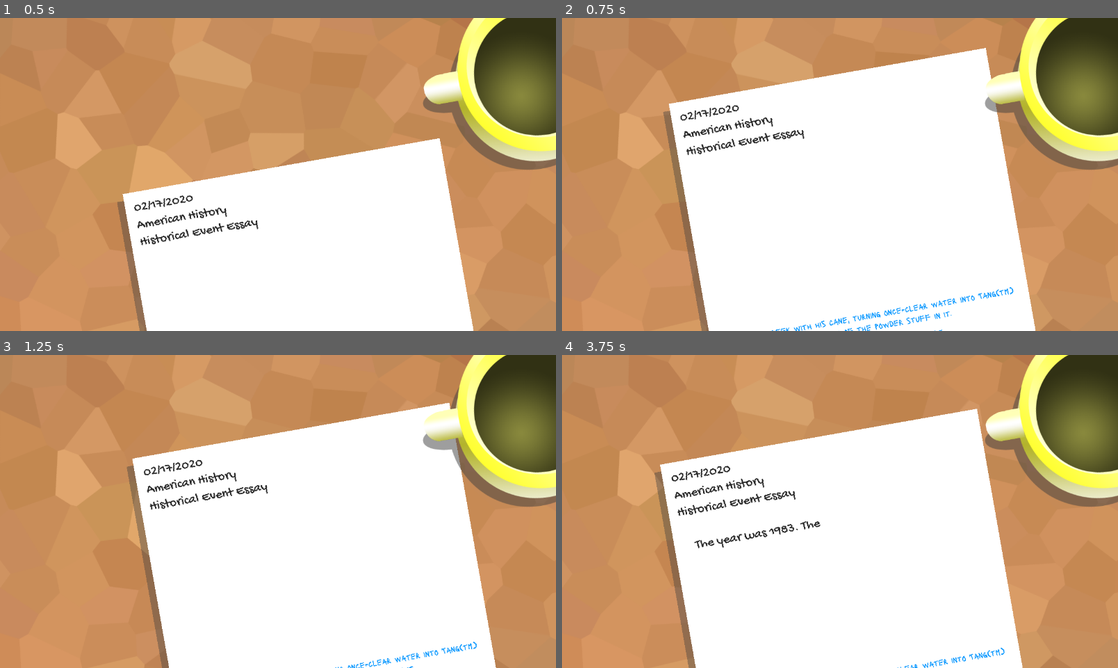
Above: before the commit, frames 1-4 (two rows, left to right).
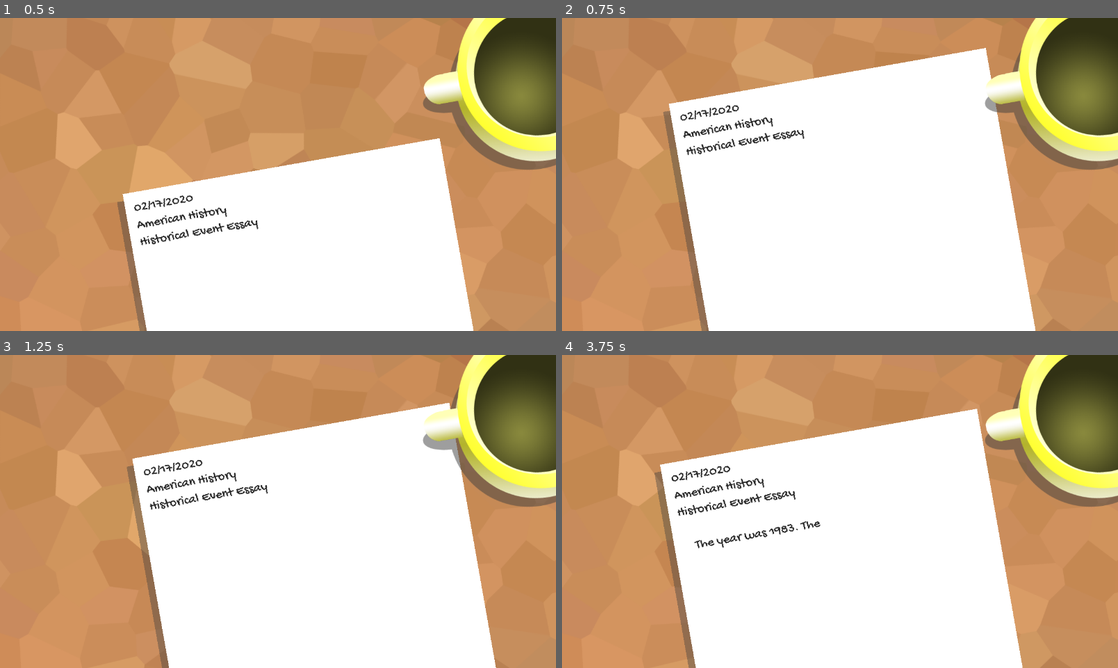
Above: after the commit, the same moments.

Repository: justinwash/godot-wild-jam-18
Game: Godot game, scene res://Scenes/Game.tscn
Same seed, same stepped clock (60 frames per second), same inputs: the game is played once before the commit and once after it.
Inputs:
- Up to frame 1 (0.5 s): no input
- Up to frame 2 (0.75 s): hold Right (ui_right) from 0.53 s (still down)
- Up to frame 3 (1.25 s): keep holding Right (ui_right)
- Up to frame 4 (3.75 s): release Right (ui_right) at 1.28 s; hold Down (ui_down) 1.28-2.03 s; hold Right (ui_right) 2.03-2.78 s; hold Up (ui_up) 2.78-3.53 s; hold Left (ui_left) from 3.53 s (still down)

Frame 1 is identical in both runs. In frame 2, 0.6% of the frame differs, in the area x 37-82%, y 86-100%; in frame 3, 0.2%; in frame 4, 0.2%.

Commit message:
add buttons/hoverstate to options

Diff:
--- a/Plaguearism/Scenes/Game.tscn
+++ b/Plaguearism/Scenes/Game.tscn
@@ -7,6 +7,7 @@
 [ext_resource path="res://Scripts/Section.gd" type="Script" id=5]
 [ext_resource path="res://Fonts/Lacquer-Regular.ttf" type="DynamicFontData" id=6]
 [ext_resource path="res://Scripts/Choice.gd" type="Script" id=7]
+[ext_resource path="res://Scripts/Option.gd" type="Script" id=8]
 
 [sub_resource type="Animation" id=1]
 resource_name = "Popup"
@@ -131,6 +132,42 @@
 delay = 20.0
 slow = 0.4
 
+[node name="3" type="Label" parent="Paper/Sections"]
+margin_left = 293.0
+margin_top = 947.0
+margin_right = 994.0
+margin_bottom = 995.0
+custom_fonts/font = SubResource( 3 )
+custom_colors/font_color = Color( 0.145098, 0.145098, 0.145098, 1 )
+text = "    Then on the second day..."
+autowrap = true
+percent_visible = 0.0
+script = ExtResource( 5 )
+__meta__ = {
+"_edit_use_anchors_": false
+}
+active = true
+delay = 42.0
+slow = 0.4
+
+[node name="4" type="Label" parent="Paper/Sections"]
+margin_left = 283.728
+margin_top = 1197.36
+margin_right = 984.728
+margin_bottom = 1245.36
+custom_fonts/font = SubResource( 3 )
+custom_colors/font_color = Color( 0.145098, 0.145098, 0.145098, 1 )
+text = "    Then on the third day..."
+autowrap = true
+percent_visible = 0.0
+script = ExtResource( 5 )
+__meta__ = {
+"_edit_use_anchors_": false
+}
+active = true
+delay = 47.0
+slow = 0.4
+
 [node name="Choices" type="Node2D" parent="Paper"]
 
 [node name="AllChoices" type="Node2D" parent="Paper/Choices"]
@@ -186,6 +223,7 @@
 }
 
 [node name="Day 1" type="Node2D" parent="Paper/Choices"]
+visible = false
 script = ExtResource( 7 )
 correct_choice = NodePath("../AllChoices/Day1")
 
@@ -199,37 +237,195 @@
 text = "answer 1"
 align = 1
 autowrap = true
-__meta__ = {
-"_edit_use_anchors_": false
-}
+script = ExtResource( 8 )
+__meta__ = {
+"_edit_use_anchors_": false
+}
+
+[node name="ClickArea" type="TextureButton" parent="Paper/Choices/Day 1/1"]
+margin_right = 711.0
+margin_bottom = 60.0
+mouse_default_cursor_shape = 2
 
 [node name="2" type="Label" parent="Paper/Choices/Day 1"]
-margin_left = 288.108
-margin_top = 795.332
-margin_right = 989.108
-margin_bottom = 854.332
+margin_left = 290.324
+margin_top = 790.9
+margin_right = 991.324
+margin_bottom = 849.9
 custom_fonts/font = SubResource( 4 )
 custom_colors/font_color = Color( 0, 0.580392, 1, 1 )
 text = "answer 2"
 align = 1
 autowrap = true
-__meta__ = {
-"_edit_use_anchors_": false
-}
+script = ExtResource( 8 )
+__meta__ = {
+"_edit_use_anchors_": false
+}
+
+[node name="ClickArea" type="TextureButton" parent="Paper/Choices/Day 1/2"]
+margin_right = 713.0
+margin_bottom = 54.0
+mouse_default_cursor_shape = 2
 
 [node name="3" type="Label" parent="Paper/Choices/Day 1"]
 margin_left = 290.324
-margin_top = 864.03
-margin_right = 991.324
-margin_bottom = 923.03
+margin_top = 857.382
+margin_right = 991.324
+margin_bottom = 916.382
 custom_fonts/font = SubResource( 4 )
 custom_colors/font_color = Color( 0, 0.580392, 1, 1 )
 text = "answer 3"
 align = 1
 autowrap = true
-__meta__ = {
-"_edit_use_anchors_": false
-}
+script = ExtResource( 8 )
+__meta__ = {
+"_edit_use_anchors_": false
+}
+
+[node name="ClickArea" type="TextureButton" parent="Paper/Choices/Day 1/3"]
+margin_left = -1.10803
+margin_top = -3.3241
+margin_right = 706.892
+margin_bottom = 56.6759
+mouse_default_cursor_shape = 2
+
+[node name="Day 2" type="Node2D" parent="Paper/Choices"]
+visible = false
+position = Vector2( 3.09082, 275.088 )
+script = ExtResource( 7 )
+delay = 45
+correct_choice = NodePath("../AllChoices/Day2")
+
+[node name="1" type="Label" parent="Paper/Choices/Day 2"]
+margin_left = 287.0
+margin_top = 728.85
+margin_right = 988.0
+margin_bottom = 787.85
+custom_fonts/font = SubResource( 4 )
+custom_colors/font_color = Color( 0, 0.580392, 1, 1 )
+text = "answer 1"
+align = 1
+autowrap = true
+script = ExtResource( 8 )
+__meta__ = {
+"_edit_use_anchors_": false
+}
+
+[node name="ClickArea" type="TextureButton" parent="Paper/Choices/Day 2/1"]
+margin_right = 711.0
+margin_bottom = 60.0
+mouse_default_cursor_shape = 2
+
+[node name="2" type="Label" parent="Paper/Choices/Day 2"]
+margin_left = 290.324
+margin_top = 790.9
+margin_right = 991.324
+margin_bottom = 849.9
+custom_fonts/font = SubResource( 4 )
+custom_colors/font_color = Color( 0, 0.580392, 1, 1 )
+text = "answer 2"
+align = 1
+autowrap = true
+script = ExtResource( 8 )
+__meta__ = {
+"_edit_use_anchors_": false
+}
+
+[node name="ClickArea" type="TextureButton" parent="Paper/Choices/Day 2/2"]
+margin_right = 713.0
+margin_bottom = 54.0
+mouse_default_cursor_shape = 2
+
+[node name="3" type="Label" parent="Paper/Choices/Day 2"]
+margin_left = 290.324
+margin_top = 857.382
+margin_right = 991.324
+margin_bottom = 916.382
+custom_fonts/font = SubResource( 4 )
+custom_colors/font_color = Color( 0, 0.580392, 1, 1 )
+text = "answer 3"
+align = 1
+autowrap = true
+script = ExtResource( 8 )
+__meta__ = {
+"_edit_use_anchors_": false
+}
+
+[node name="ClickArea" type="TextureButton" parent="Paper/Choices/Day 2/3"]
+margin_left = -1.10803
+margin_top = -3.3241
+margin_right = 706.892
+margin_bottom = 56.6759
+mouse_default_cursor_shape = 2
+
+[node name="Day 3" type="Node2D" parent="Paper/Choices"]
+visible = false
+position = Vector2( 3.09082, 537.812 )
+script = ExtResource( 7 )
+delay = 50
+correct_choice = NodePath("../AllChoices/Day3")
+
+[node name="1" type="Label" parent="Paper/Choices/Day 3"]
+margin_left = 287.0
+margin_top = 728.85
+margin_right = 988.0
+margin_bottom = 787.85
+custom_fonts/font = SubResource( 4 )
+custom_colors/font_color = Color( 0, 0.580392, 1, 1 )
+text = "answer 1"
+align = 1
+autowrap = true
+script = ExtResource( 8 )
+__meta__ = {
+"_edit_use_anchors_": false
+}
+
+[node name="ClickArea" type="TextureButton" parent="Paper/Choices/Day 3/1"]
+margin_right = 711.0
+margin_bottom = 60.0
+mouse_default_cursor_shape = 2
+
+[node name="2" type="Label" parent="Paper/Choices/Day 3"]
+margin_left = 290.324
+margin_top = 790.9
+margin_right = 991.324
+margin_bottom = 849.9
+custom_fonts/font = SubResource( 4 )
+custom_colors/font_color = Color( 0, 0.580392, 1, 1 )
+text = "answer 2"
+align = 1
+autowrap = true
+script = ExtResource( 8 )
+__meta__ = {
+"_edit_use_anchors_": false
+}
+
+[node name="ClickArea" type="TextureButton" parent="Paper/Choices/Day 3/2"]
+margin_right = 713.0
+margin_bottom = 54.0
+mouse_default_cursor_shape = 2
+
+[node name="3" type="Label" parent="Paper/Choices/Day 3"]
+margin_left = 290.324
+margin_top = 857.382
+margin_right = 991.324
+margin_bottom = 916.382
+custom_fonts/font = SubResource( 4 )
+custom_colors/font_color = Color( 0, 0.580392, 1, 1 )
+text = "answer 3"
+align = 1
+autowrap = true
+script = ExtResource( 8 )
+__meta__ = {
+"_edit_use_anchors_": false
+}
+
+[node name="ClickArea" type="TextureButton" parent="Paper/Choices/Day 3/3"]
+margin_left = -1.10803
+margin_top = -3.3241
+margin_right = 706.892
+margin_bottom = 56.6759
+mouse_default_cursor_shape = 2
 
 [node name="Boundary" type="Node2D" parent="."]
 
--- /dev/null
+++ b/Plaguearism/Scripts/Option.gd
@@ -0,0 +1,12 @@
+extends Label
+
+onready var click_area = $ClickArea
+onready var day = $".."
+export(Color) var idle_color = get("custom_colors/font_color")
+export(Color) var hover_color = Color('ff0000')
+
+func _physics_process(delta):
+	if (click_area.is_hovered()):
+		add_color_override("font_color", hover_color)
+	else:
+		add_color_override("font_color", idle_color)
Not shown: 1 places in Plaguearism/Scenes/Game.tscn that only renumber resources
